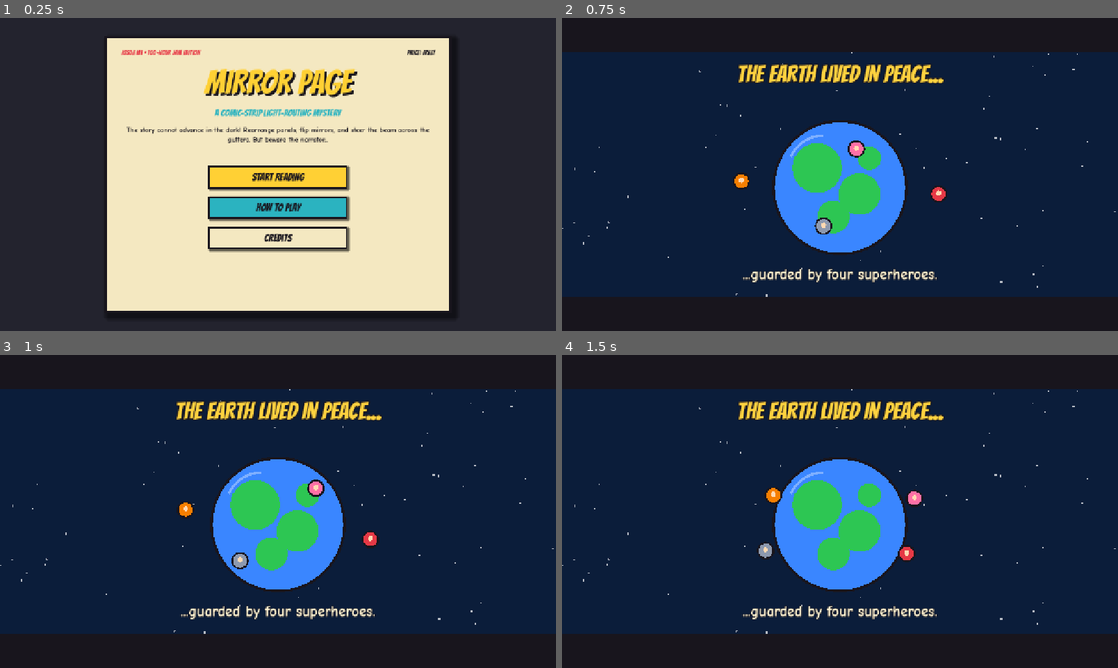
Above: before the commit, frames 1-4 (two rows, left to right).
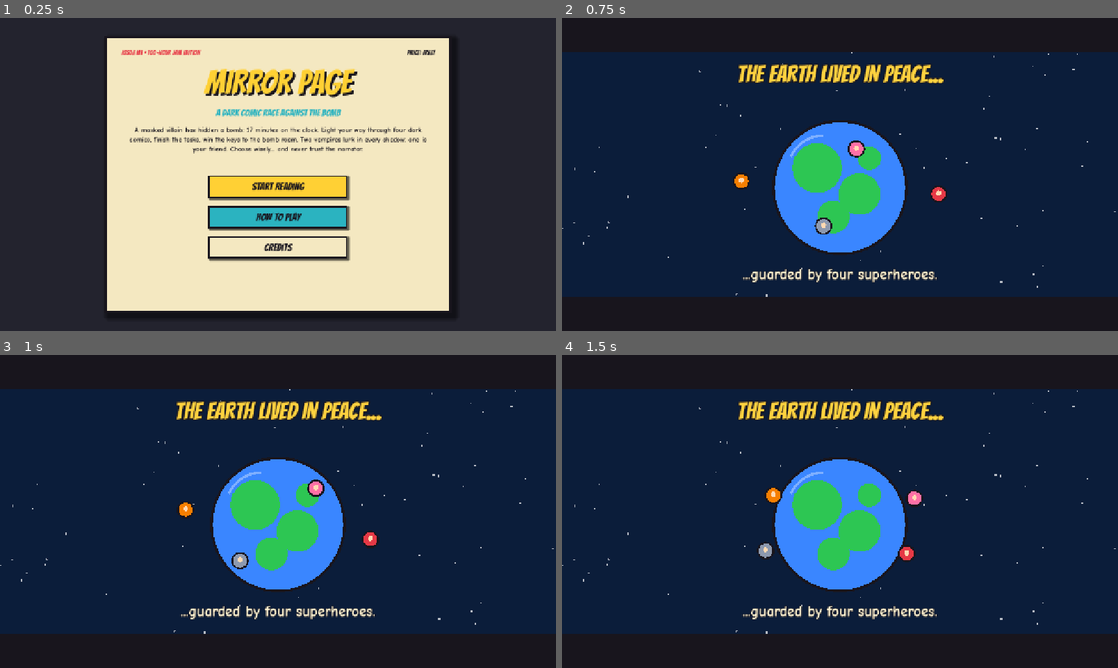
Above: after the commit, the same moments.

Repository: SankeerthNara/TGC-Game-Jam
Game: Godot game, scene res://scenes/main/main.tscn
Same seed, same stepped clock (60 frames per second), same inputs: the game is played once before the commit and once after it. Sound files missing from this copy of the repository are replaced by a short silence.
Inputs (mouse positions are in pixels of both pictures, inside the frame that each line leads up to):
- Up to frame 1 (0.25 s): no input
- Up to frame 2 (0.75 s): click "START READING" at 0.5 s
- Up to frame 3 (1 s): no input
- Up to frame 4 (1.5 s): tap Enter at 1.25 s; move the mouse to (962, 495) at 1.27 s; hold Right from 1.28 s (still down); tap M at 1.35 s; click (962, 495) at 1.42 s

The runs differ from the first frame. In frame 1, 6.6% of the frame differs, in the area x 22-78%, y 29-78%; in frame 2, nothing differs; in frame 3, nothing differs; in frame 4, nothing differs.

Commit message:
Menu text describes the current game (bomb, keys, vampires); visual tour and task plan check tools
Co-Authored-By: Claude Opus 5.5 <noreply@anthropic.com>

Diff:
--- /dev/null
+++ b/new-game-project/scripts/tools/visual_tour.gd
@@ -0,0 +1,36 @@
+extends Node
+## Saves screenshots of the main screens for a visual review (not part of the game).
+
+const OUT := "C:/Users/sanke/AppData/Local/Temp/t/tour_%s.png"
+
+
+func frames(n: int) -> void:
+	for i in n:
+		await get_tree().process_frame
+
+
+func shot(name: String) -> void:
+	get_viewport().get_texture().get_image().save_png(OUT % name)
+
+
+func _ready() -> void:
+	var main: Node = (load("res://scenes/main/main.tscn") as PackedScene).instantiate()
+	get_tree().root.add_child.call_deferred(main)
+	await frames(30)
+	shot("menu")
+	EventBus.request_start_game.emit()
+	await frames(5)
+	main._overlay._t = 99.0
+	await frames(5)
+	# walk around level 2 so vampires and more rooms show
+	main._level_complete()
+	await frames(3)
+	main._overlay.continue_pressed.emit()
+	await frames(90)
+	shot("level2")
+	var w: World = main.world
+	w.hero.pos += Vector2(300, 0)
+	await frames(60)
+	shot("level2b")
+	print("done")
+	get_tree().quit()
--- /dev/null
+++ b/new-game-project/scripts/tools/visual_tour.tscn
@@ -0,0 +1,6 @@
+[gd_scene format=3]
+
+[ext_resource type="Script" path="res://scripts/tools/visual_tour.gd" id="1"]
+
+[node name="VisualTour" type="Node"]
+script = ExtResource("1")
--- a/new-game-project/ui/main_menu.gd
+++ b/new-game-project/ui/main_menu.gd
@@ -94,7 +94,7 @@
 
 	# Subtitle
 	var sub_lbl := Label.new()
-	sub_lbl.text = "A COMIC-STRIP LIGHT-ROUTING MYSTERY"
+	sub_lbl.text = "A DARK COMIC RACE AGAINST THE BOMB"
 	sub_lbl.horizontal_alignment = HORIZONTAL_ALIGNMENT_CENTER
 	sub_lbl.add_theme_font_override("font", FONT_TITLE)
 	sub_lbl.add_theme_font_size_override("font_size", 22)
@@ -103,7 +103,7 @@
 
 	# Story premise blurb
 	var blurb := Label.new()
-	blurb.text = "The story cannot advance in the dark! Rearrange panels, flip mirrors, and steer the beam across the gutters. But beware the narrator..."
+	blurb.text = "A masked villain has hidden a bomb: 17 minutes on the clock. Light your way through four dark comics, finish the tasks, win the keys to the bomb room. Two vampires lurk in every shadow: one is your friend. Choose wisely... and never trust the narrator."
 	blurb.horizontal_alignment = HORIZONTAL_ALIGNMENT_CENTER
 	blurb.autowrap_mode = TextServer.AUTOWRAP_WORD_SMART
 	blurb.add_theme_font_override("font", FONT_BODY)
@@ -208,12 +208,12 @@
 	vbox.add_child(title)
 
 	var rules := [
-		"1. THE EMITTER (>) shines a beam of light across the page.",
-		"2. DRAG PANELS: Left-click and drag any unlocked comic panel to swap positions.",
-		"3. FLIP MIRRORS: Click rotatable mirrors (/ and \\) to redirect the beam 90 degrees.",
-		"4. OBJECTIVE: Route the beam into all target stars (T) without hitting hazards (X).",
-		"5. TWIST: Read the narrator's captions carefully! The rules will change under your feet!",
-		"6. CONTROLS: [Z] Undo move, [R] Reset level, [ESC] Pause menu."
+		"1. THE BOMB: 17 minutes for the whole run. Finish a level to win a key; 4 keys open the bomb room.",
+		"2. MOVE with the arrow keys (hold two for diagonals). It is dark: only your torch lights the way. [M] opens the map.",
+		"3. TASKS: walk to a console and press [Z]. Finish every task to fill the progress bar. [ESC] leaves a task.",
+		"4. SABOTAGE: the villain breaks things. Run to the fix console before the timer ends or lose hearts.",
+		"5. VAMPIRES: hold your torch on one, then REVEAL or KILL. One is your friend, one is the villain. Pure chance!",
+		"6. Out of hearts? Back to the start of the level, but the bomb keeps its time.",
 	]
 
 	for r in rules:
